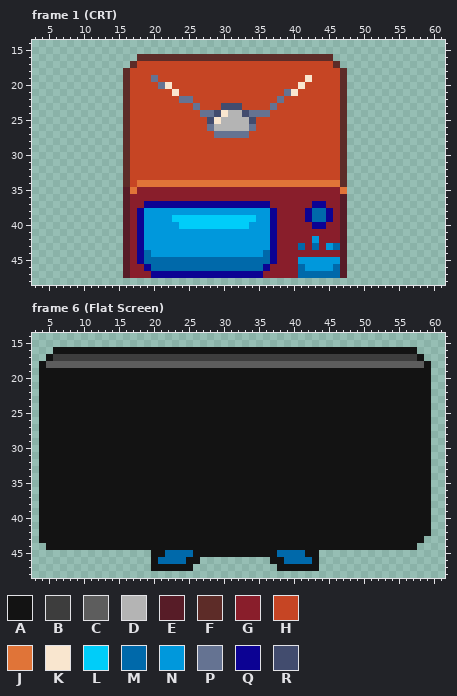
A pixel-art file gets an edit: Assets/Objects/Table Items/Monitors.ase. The picture above was drawn from the file before the commit.
64x64 pixels, 6 frames. Shown: frame 1 (CRT): x 3..61, y 14..48; frame 6 (Flat Screen): x 3..61, y 14..48.
Palette (. is transparent): A #131313  B #3d3d3d  C #5d5d5d  D #b4b4b4  E #571c27  F #5d2c28  G #891e2b  H #c64524  J #e07438  K #f9e6cf  L #00cdf9  M #0069aa  N #0098dc  P #657392  Q #0c0293  R #424c6e
The same view after the edit:
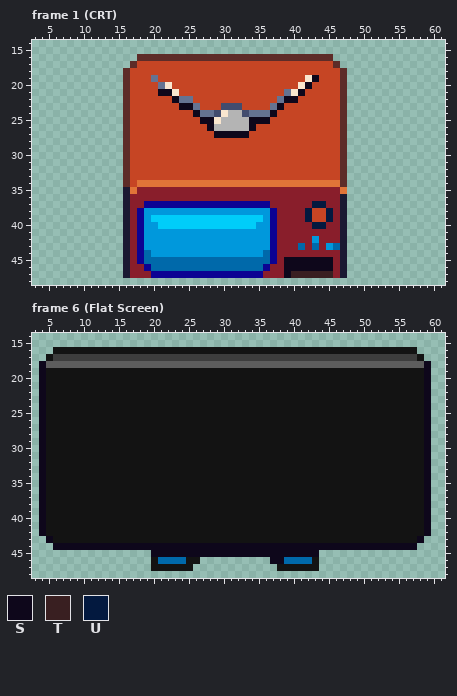
Colours new in this view: S #0e071b  T #391f21  U #03193f
Diff:
@@ palette @@
-E #571c27
+E #1a1932
--- frame 1 (CRT)
@@ x 19..45 @@
 18 HHHHHHHHHHHHHHHHHHHHHHHHHHH
-19 HPHHHHHHHHHHHHHHHHHHHHHKHHH
-20 HHPKHHHHHHHHHHHHHHHHHHKHHHH
-21 HHHHKHHHHHHHHHHHHHHHPKHHHHH
-22 HHHHHPPHHHHHHHHHHHHPHHHHHHH
-23 HHHHHHHPHHHRRRHHHHPHHHHHHHH
-24 HHHHHHHHPPRKDDRPPPHHHHHHHHH
-25 HHHHHHHHHRKDDDDRHHHHHHHHHHH
-26 HHHHHHHHHPDDDDDPHHHHHHHHHHH
-27 HHHHHHHHHHPPPPPHHHHHHHHHHHH
+19 HPHHHHHHHHHHHHHHHHHHHHHKSHH
+20 HHPKHHHHHHHHHHHHHHHHHHKSHHH
+21 HHSSKHHHHHHHHHHHHHHHPKSHHHH
+22 HHHHSPPHHHHHHHHHHHHPSSHHHHH
+23 HHHHHSSPHHHRRRHHHHPSHHHHHHH
+24 HHHHHHHSPPRKDDRPPPSHHHHHHHH
+25 HHHHHHHHSSKDDDDSSSHHHHHHHHH
+26 HHHHHHHHHSDDDDDSHHHHHHHHHHH
+27 HHHHHHHHHHSSSSSHHHHHHHHHHHH
 28 HHHHHHHHHHHHHHHHHHHHHHHHHHH
@@ x 18..47 @@
 36 GGGGGGGGGGGGGGGGGGGGGGGGGGGGGE
-37 GQQQQQQQQQQQQQQQQQQGGGGGGQQGGE
-38 QNNNNNNNNNNNNNNNNNNQGGGGQMMQGE
-39 QNNNNLLLLLLLLLLLLNNQGGGGQMMQGE
-40 QNNNNNLLLLLLLLLLNNNQGGGGGQQGGE
+37 GQQQQQQQQQQQQQQQQQQGGGGGGUUGGE
+38 QNNNNNNNNNNNNNNNNNNQGGGGUHHUGE
+39 QNLLLLLLLLLLLLLLLLNQGGGGUHHUGE
+40 QNNLLLLLLLLLLLLLLNNQGGGGGUUGGE
 41 QNNNNNNNNNNNNNNNNNNQGGGGGGGGGE
@@ x 37..48 @@
 44 QGGGGGGGGGE.
-45 QGGGNNNNNNE.
-46 GGGGMNNNNME.
-47 GGGGMMMMMME.
+45 QGSSSSSSSGE.
+46 GGSSSSSSSGE.
+47 GGSTTTTTTGE.
 48 ............
--- frame 6 (Flat Screen)
@@ x 3..61 @@
 17 ..ABBBBBBBBBBBBBBBBBBBBBBBBBBBBBBBBBBBBBBBBBBBBBBBBBBBBA...
-18 .ACCCCCCCCCCCCCCCCCCCCCCCCCCCCCCCCCCCCCCCCCCCCCCCCCCCCCCA..
-19 .AAAAAAAAAAAAAAAAAAAAAAAAAAAAAAAAAAAAAAAAAAAAAAAAAAAAAAAA..
-20 .AAAAAAAAAAAAAAAAAAAAAAAAAAAAAAAAAAAAAAAAAAAAAAAAAAAAAAAA..
-21 .AAAAAAAAAAAAAAAAAAAAAAAAAAAAAAAAAAAAAAAAAAAAAAAAAAAAAAAA..
-22 .AAAAAAAAAAAAAAAAAAAAAAAAAAAAAAAAAAAAAAAAAAAAAAAAAAAAAAAA..
-23 .AAAAAAAAAAAAAAAAAAAAAAAAAAAAAAAAAAAAAAAAAAAAAAAAAAAAAAAA..
-24 .AAAAAAAAAAAAAAAAAAAAAAAAAAAAAAAAAAAAAAAAAAAAAAAAAAAAAAAA..
-25 .AAAAAAAAAAAAAAAAAAAAAAAAAAAAAAAAAAAAAAAAAAAAAAAAAAAAAAAA..
-26 .AAAAAAAAAAAAAAAAAAAAAAAAAAAAAAAAAAAAAAAAAAAAAAAAAAAAAAAA..
-27 .AAAAAAAAAAAAAAAAAAAAAAAAAAAAAAAAAAAAAAAAAAAAAAAAAAAAAAAA..
-28 .AAAAAAAAAAAAAAAAAAAAAAAAAAAAAAAAAAAAAAAAAAAAAAAAAAAAAAAA..
-29 .AAAAAAAAAAAAAAAAAAAAAAAAAAAAAAAAAAAAAAAAAAAAAAAAAAAAAAAA..
-30 .AAAAAAAAAAAAAAAAAAAAAAAAAAAAAAAAAAAAAAAAAAAAAAAAAAAAAAAA..
-31 .AAAAAAAAAAAAAAAAAAAAAAAAAAAAAAAAAAAAAAAAAAAAAAAAAAAAAAAA..
-32 .AAAAAAAAAAAAAAAAAAAAAAAAAAAAAAAAAAAAAAAAAAAAAAAAAAAAAAAA..
-33 .AAAAAAAAAAAAAAAAAAAAAAAAAAAAAAAAAAAAAAAAAAAAAAAAAAAAAAAA..
-34 .AAAAAAAAAAAAAAAAAAAAAAAAAAAAAAAAAAAAAAAAAAAAAAAAAAAAAAAA..
-35 .AAAAAAAAAAAAAAAAAAAAAAAAAAAAAAAAAAAAAAAAAAAAAAAAAAAAAAAA..
-36 .AAAAAAAAAAAAAAAAAAAAAAAAAAAAAAAAAAAAAAAAAAAAAAAAAAAAAAAA..
-37 .AAAAAAAAAAAAAAAAAAAAAAAAAAAAAAAAAAAAAAAAAAAAAAAAAAAAAAAA..
-38 .AAAAAAAAAAAAAAAAAAAAAAAAAAAAAAAAAAAAAAAAAAAAAAAAAAAAAAAA..
-39 .AAAAAAAAAAAAAAAAAAAAAAAAAAAAAAAAAAAAAAAAAAAAAAAAAAAAAAAA..
-40 .AAAAAAAAAAAAAAAAAAAAAAAAAAAAAAAAAAAAAAAAAAAAAAAAAAAAAAAA..
-41 .AAAAAAAAAAAAAAAAAAAAAAAAAAAAAAAAAAAAAAAAAAAAAAAAAAAAAAAA..
-42 .AAAAAAAAAAAAAAAAAAAAAAAAAAAAAAAAAAAAAAAAAAAAAAAAAAAAAAAA..
-43 .AAAAAAAAAAAAAAAAAAAAAAAAAAAAAAAAAAAAAAAAAAAAAAAAAAAAAAA...
-44 ..AAAAAAAAAAAAAAAAAAAAAAAAAAAAAAAAAAAAAAAAAAAAAAAAAAAAA....
-45 .................AAMMMMAAAAAAAAAAAAMMMMAA..................
-46 .................AMMMMAA..........AAMMMMA..................
+18 .SCCCCCCCCCCCCCCCCCCCCCCCCCCCCCCCCCCCCCCCCCCCCCCCCCCCCCCS..
+19 .SAAAAAAAAAAAAAAAAAAAAAAAAAAAAAAAAAAAAAAAAAAAAAAAAAAAAAAS..
+20 .SAAAAAAAAAAAAAAAAAAAAAAAAAAAAAAAAAAAAAAAAAAAAAAAAAAAAAAS..
+21 .SAAAAAAAAAAAAAAAAAAAAAAAAAAAAAAAAAAAAAAAAAAAAAAAAAAAAAAS..
+22 .SAAAAAAAAAAAAAAAAAAAAAAAAAAAAAAAAAAAAAAAAAAAAAAAAAAAAAAS..
+23 .SAAAAAAAAAAAAAAAAAAAAAAAAAAAAAAAAAAAAAAAAAAAAAAAAAAAAAAS..
+24 .SAAAAAAAAAAAAAAAAAAAAAAAAAAAAAAAAAAAAAAAAAAAAAAAAAAAAAAS..
+25 .SAAAAAAAAAAAAAAAAAAAAAAAAAAAAAAAAAAAAAAAAAAAAAAAAAAAAAAS..
+26 .SAAAAAAAAAAAAAAAAAAAAAAAAAAAAAAAAAAAAAAAAAAAAAAAAAAAAAAS..
+27 .SAAAAAAAAAAAAAAAAAAAAAAAAAAAAAAAAAAAAAAAAAAAAAAAAAAAAAAS..
+28 .SAAAAAAAAAAAAAAAAAAAAAAAAAAAAAAAAAAAAAAAAAAAAAAAAAAAAAAS..
+29 .SAAAAAAAAAAAAAAAAAAAAAAAAAAAAAAAAAAAAAAAAAAAAAAAAAAAAAAS..
+30 .SAAAAAAAAAAAAAAAAAAAAAAAAAAAAAAAAAAAAAAAAAAAAAAAAAAAAAAS..
+31 .SAAAAAAAAAAAAAAAAAAAAAAAAAAAAAAAAAAAAAAAAAAAAAAAAAAAAAAS..
+32 .SAAAAAAAAAAAAAAAAAAAAAAAAAAAAAAAAAAAAAAAAAAAAAAAAAAAAAAS..
+33 .SAAAAAAAAAAAAAAAAAAAAAAAAAAAAAAAAAAAAAAAAAAAAAAAAAAAAAAS..
+34 .SAAAAAAAAAAAAAAAAAAAAAAAAAAAAAAAAAAAAAAAAAAAAAAAAAAAAAAS..
+35 .SAAAAAAAAAAAAAAAAAAAAAAAAAAAAAAAAAAAAAAAAAAAAAAAAAAAAAAS..
+36 .SAAAAAAAAAAAAAAAAAAAAAAAAAAAAAAAAAAAAAAAAAAAAAAAAAAAAAAS..
+37 .SAAAAAAAAAAAAAAAAAAAAAAAAAAAAAAAAAAAAAAAAAAAAAAAAAAAAAAS..
+38 .SAAAAAAAAAAAAAAAAAAAAAAAAAAAAAAAAAAAAAAAAAAAAAAAAAAAAAAS..
+39 .SAAAAAAAAAAAAAAAAAAAAAAAAAAAAAAAAAAAAAAAAAAAAAAAAAAAAAAS..
+40 .SAAAAAAAAAAAAAAAAAAAAAAAAAAAAAAAAAAAAAAAAAAAAAAAAAAAAAAS..
+41 .SAAAAAAAAAAAAAAAAAAAAAAAAAAAAAAAAAAAAAAAAAAAAAAAAAAAAAAS..
+42 .SAAAAAAAAAAAAAAAAAAAAAAAAAAAAAAAAAAAAAAAAAAAAAAAAAAAAAAS..
+43 ..SAAAAAAAAAAAAAAAAAAAAAAAAAAAAAAAAAAAAAAAAAAAAAAAAAAAAS...
+44 ...SSSSSSSSSSSSSSSSSSSSSSSSSSSSSSSSSSSSSSSSSSSSSSSSSSSS....
+45 .................SSSSSSSSSSSSSSSSSSSSSSSS..................
+46 .................AMMMMAA..........SSMMMMA..................
 47 .................AAAAAA............AAAAAA..................
Changed places in both pictures, as pixel boxes (x1, y1, x2, y2):
changed: (158, 75, 319, 138)
changed: (123, 187, 179, 278)
changed: (284, 194, 347, 278)
changed: (249, 215, 263, 229)
changed: (39, 361, 431, 564)
